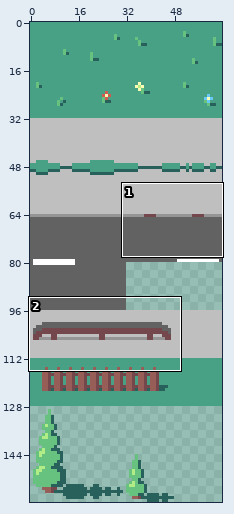
Sprite sheet: assets/tiles.png. The first picture is a wide view before the edit; the outline marks the close-up.
Close-up. Earlier state:
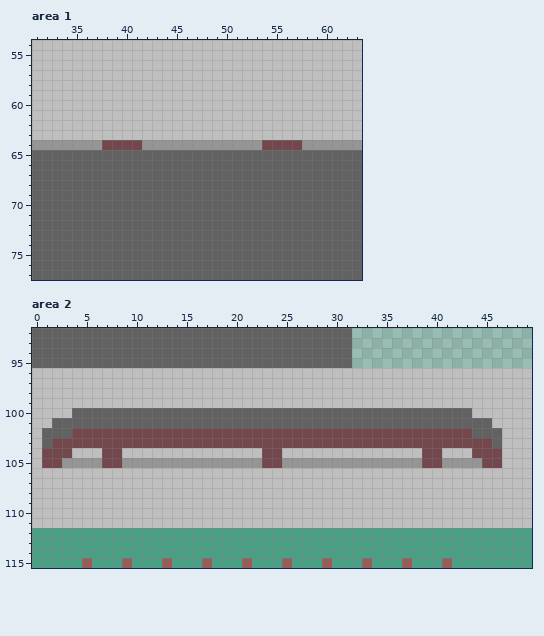
The file is 64x160 pixels. Shown: area 1: x 31..63, y 54..77; area 2: x 0..49, y 92..115.
The same view after the edit:
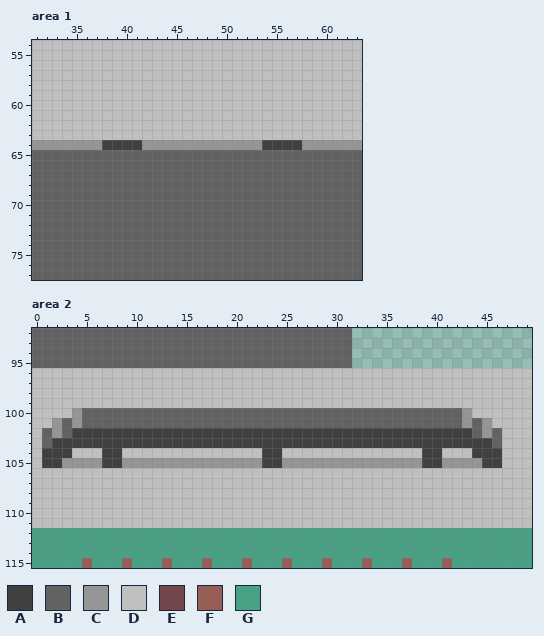
Palette (. is transparent): A #404040  B #626262  C #959595  D #bfbfbf  E #73474b  F #965e56  G #48a085
The author wrote: Fix incorrect colour on central reservation & drains
Difference:
Area 1:
Colour E gives way to colour A in row 64 at x 38 to 41 and 54 to 57.
Area 2:
Colour E gives way to colour A in row 102 at x 4 to 43; in row 103 at x 2 to 45; in row 104 at x 1 to 3, 7 to 8, 23 to 24, 39 to 40 and 44 to 46; in row 105 at x 1 to 2, 7 to 8, 23 to 24, 39 to 40 and 45 to 46.
Colour B gives way to colour C in row 100 at x 4 and 43; in row 101 at x 2, 4, 43 and 45; in row 102 at x 2 and 45.
Where, in picture pixels (left, top, right, bottom), the same in both close-ups:
changed: (102, 140, 142, 150)
changed: (262, 140, 302, 150)
changed: (42, 408, 502, 468)
